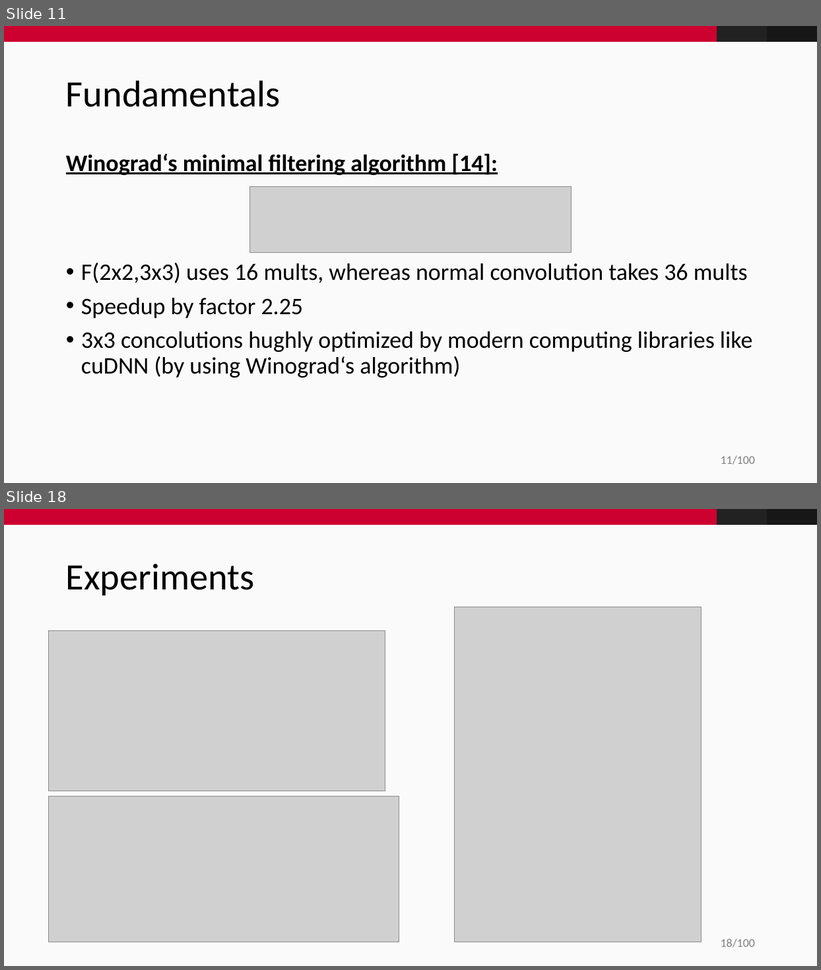
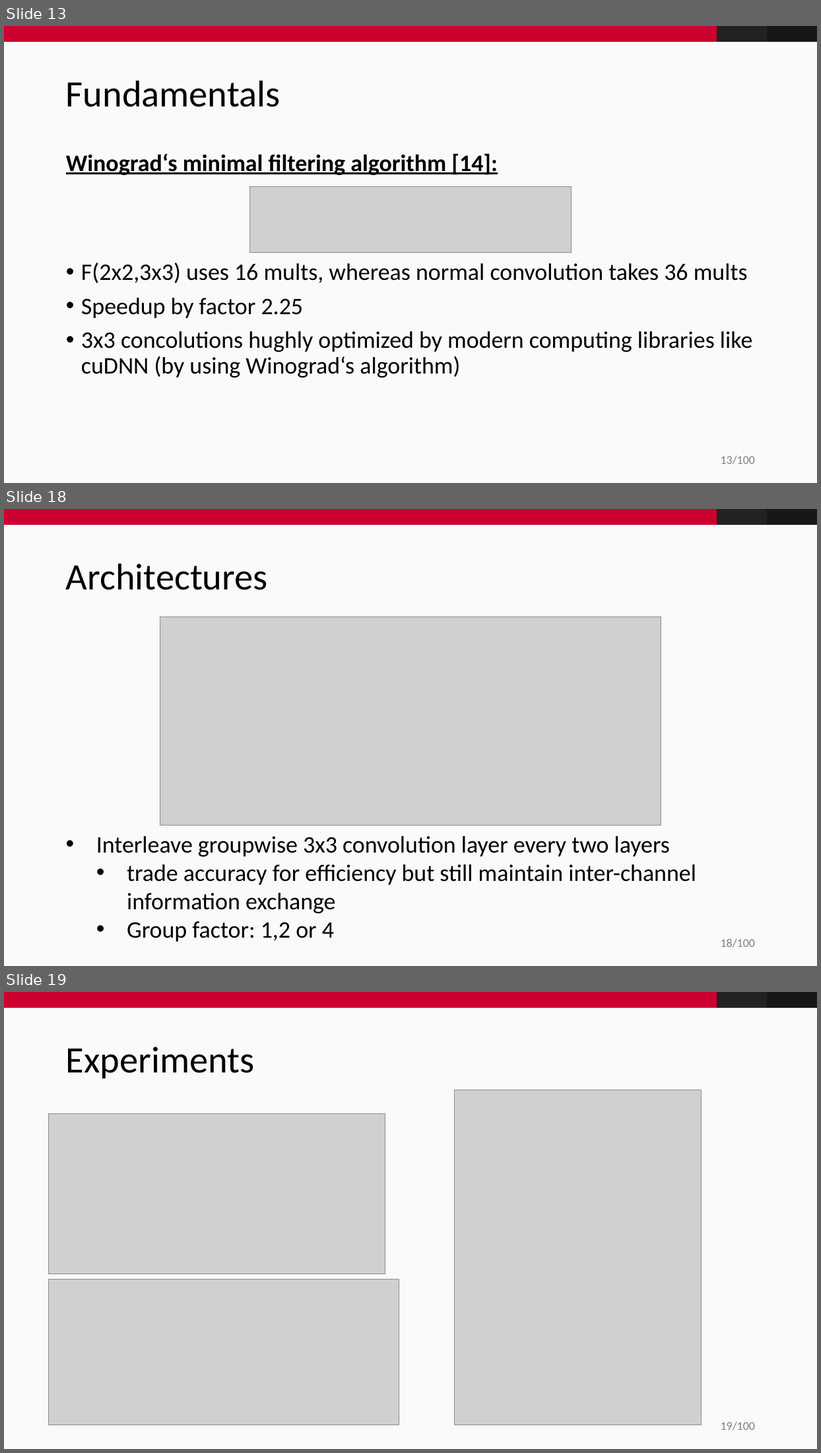
Before and after one commit to fidsusj/CVDL-Seminar, a slide deck: presentation/presentation.pptx. Shown one above the other, each under a label of ours: slides 11 and 18 before the commit, slides 13, 18 and 19 after it; the slides between them are not shown. The pictures are 821x970 and 821x1453 pixels, drawn with LibreOffice and Linux fonts; fonts in the diff are those of the drawing; grey boxes stand for pictures; background and template pictures are left out. Boxes give left, top, right and bottom in pixels: in the first picture for what was removed or moved away, otherwise in the second. Text is boxed around its words. In the diff, an @@ line names an element or a change of style, - is before the commit and + after.

```diff
--- a/presentation/presentation.pptx
+++ b/presentation/presentation.pptx
@@ slide 18 added at (4, 509, 817, 966), background #FAFAFA; not listed: 4 template elements that a slide beside it also shows @@
@@ title added at (66, 563, 268, 590), 44 pt, text #000000 @@
+Architectures
@@ picture added at (160, 617, 661, 826) @@
@@ text added at (96, 836, 696, 942), 28 pt, text #000000 @@
+• Interleave groupwise 3x3 convolution layer every two layers
+  • trade accuracy for efficiency but still maintain inter-channel information exchange
+  • Group factor: 1,2 or 4
@@ what was slide 11 is now slide 13 @@
@@ page number at (721, 456, 755, 465): text changed @@
-11/100
+13/100
@@ what was slide 18 is now slide 19 @@
@@ page number at (721, 1422, 755, 1431): text changed @@
-18/100
+19/100
```
Also in this commit, not shown: 5 slides changed, 2 other slides added, 2 slides removed.
